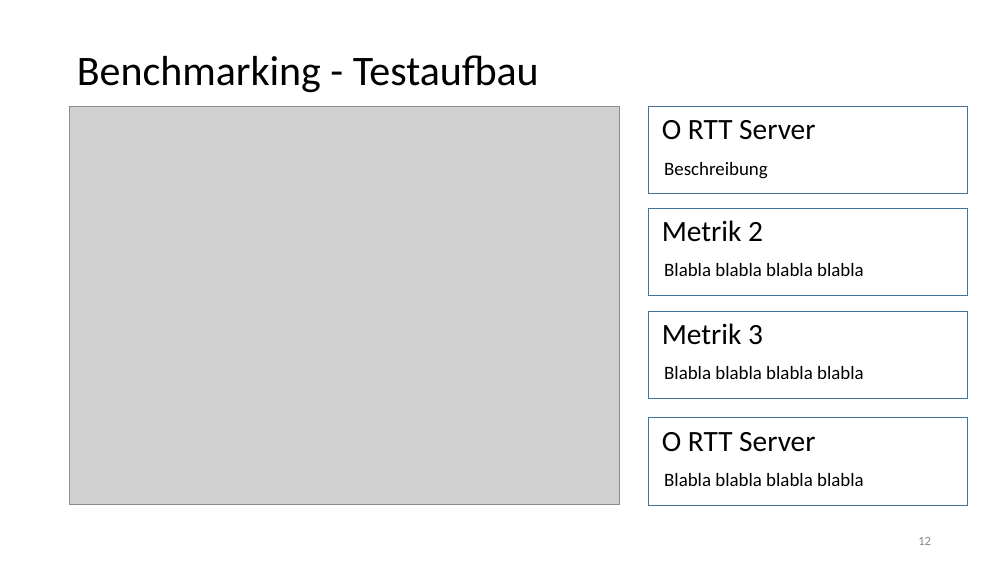
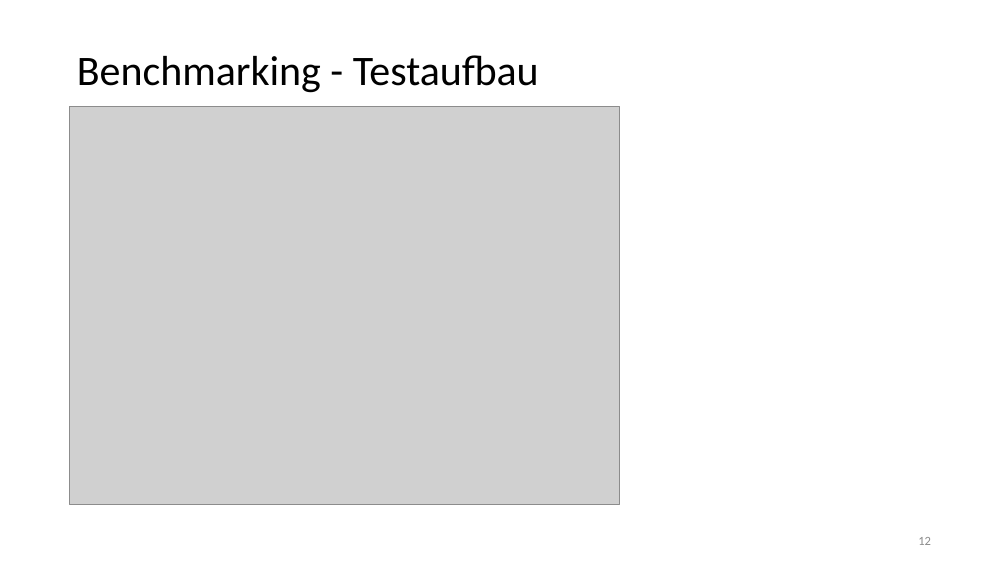
Before and after one commit to chrissike/chatapplication, a slide deck: slide 12 of dokumentation/vortrag.pptx. Drawn at 1008x567 pixels with LibreOffice and Linux fonts; fonts in the diff are those of the drawing; grey boxes stand for pictures; background and template pictures are left out. Boxes give left, top, right and bottom in pixels: in the first picture for what was removed or moved away, otherwise in the second. Text is boxed around its words. In the diff, an @@ line names an element or a change of style, - is before the commit and + after.

Commit message:
Überarbeitung Testaufbau

```diff
--- a/dokumentation/vortrag.pptx
+++ b/dokumentation/vortrag.pptx
@@ rectangle removed at <box>648,107,968,194</box> @@
@@ text removed at <box>662,120,815,140</box> @@
-O RTT Server
@@ text removed at <box>664,162,768,179</box> @@
-Beschreibung
@@ rectangle removed at <box>648,209,968,296</box> @@
@@ text removed at <box>662,220,763,242</box> @@
-Metrik 2
@@ text removed at <box>664,263,864,276</box> @@
-Blabla blabla blabla blabla
@@ rectangle removed at <box>648,312,968,399</box> @@
@@ text removed at <box>662,323,763,345</box> @@
-Metrik 3
@@ text removed at <box>664,366,864,379</box> @@
-Blabla blabla blabla blabla
@@ rectangle removed at <box>648,418,968,505</box> @@
@@ text removed at <box>662,432,815,452</box> @@
-O RTT Server
@@ text removed at <box>664,473,864,486</box> @@
-Blabla blabla blabla blabla
```
